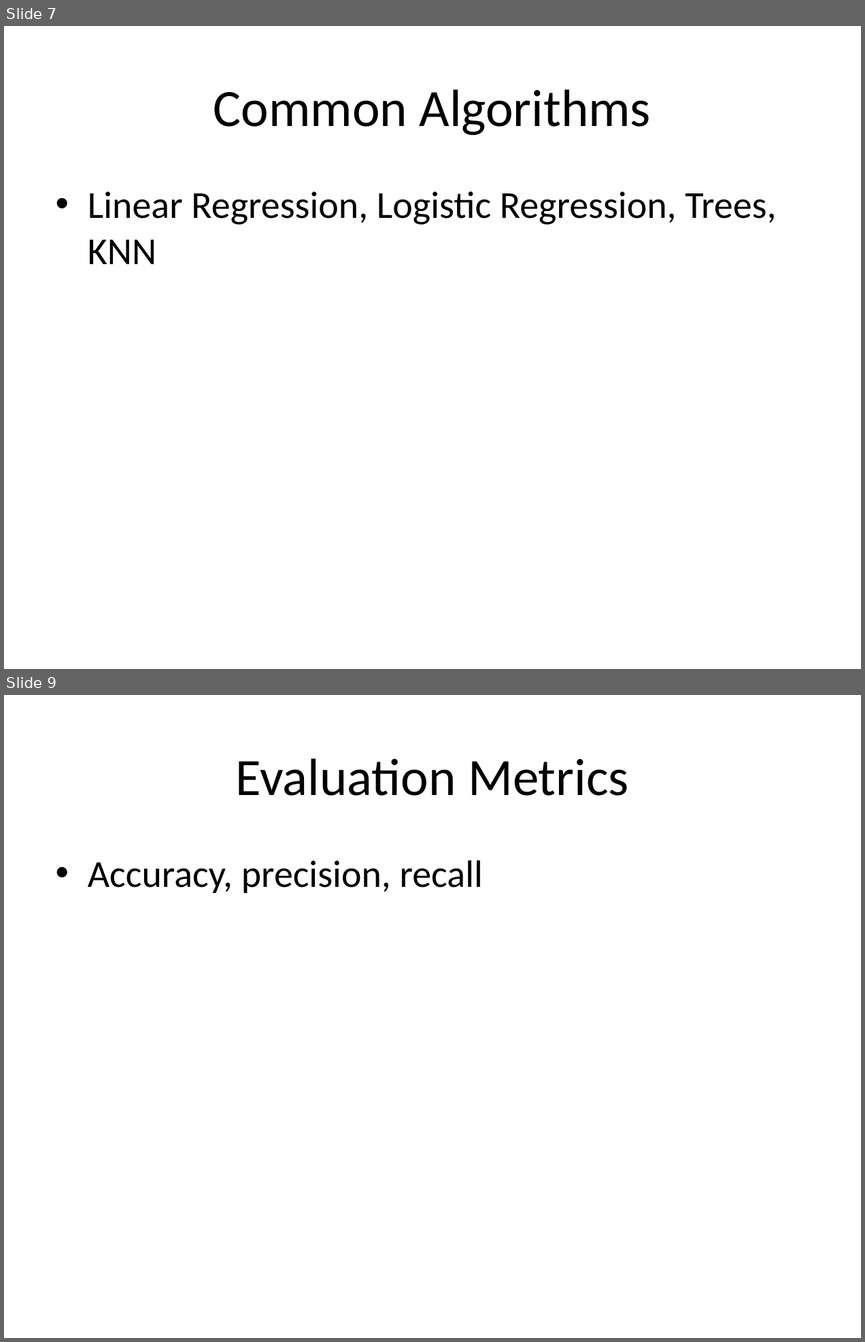
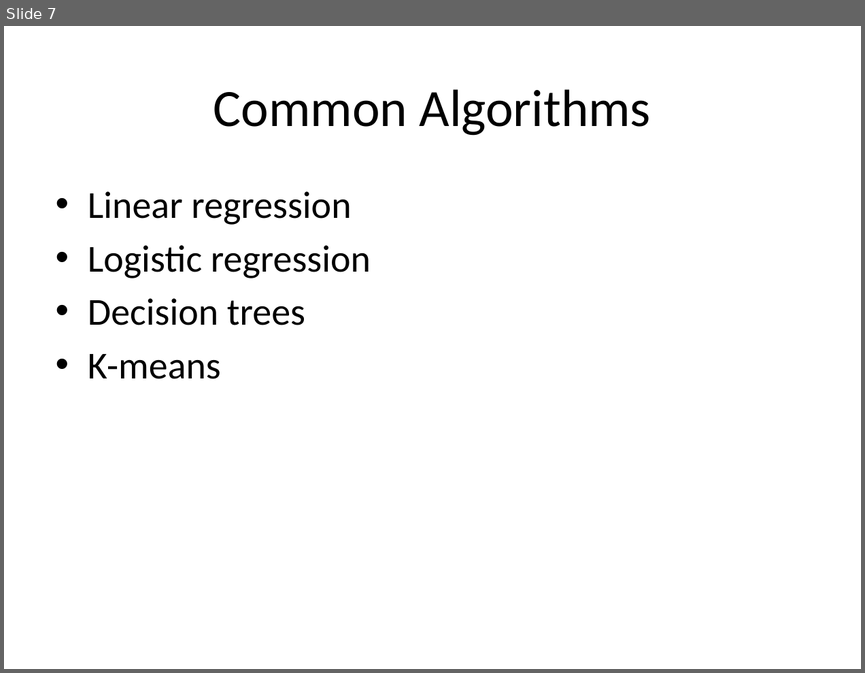
Before and after one commit to mohammadarmaankhan1-boop/my_project, a slide deck: ml_fundamentals.pptx. Shown one above the other, each under a label of ours: slides 7 and 9 before the commit, slide 7 after it; the slides between them are not shown. The pictures are 865x1342 and 865x673 pixels, drawn with LibreOffice and Linux fonts; fonts in the diff are those of the drawing. Boxes give left, top, right and bottom in pixels: in the first picture for what was removed or moved away, otherwise in the second. Text is boxed around its words. In the diff, an @@ line names an element or a change of style, - is before the commit and + after.

```diff
--- a/ml_fundamentals.pptx
+++ b/ml_fundamentals.pptx
@@ slide 9 removed at [4, 695, 861, 1338], background #FFFFFF @@
@@ title removed at [235, 758, 629, 796] @@
-Evaluation Metrics
@@ text removed at [88, 860, 483, 893] @@
-• Accuracy, precision, recall
@@ slide 7 changed as well @@
@@ text at [88, 191, 371, 379]: text changed @@
-• Linear Regression, Logistic Regression, Trees, KNN
+• Linear regression
+• Logistic regression
+• Decision trees
+• K-means
```
Also in this commit, not shown: 7 other slides changed, 2 slides added, 1 other slide removed.
